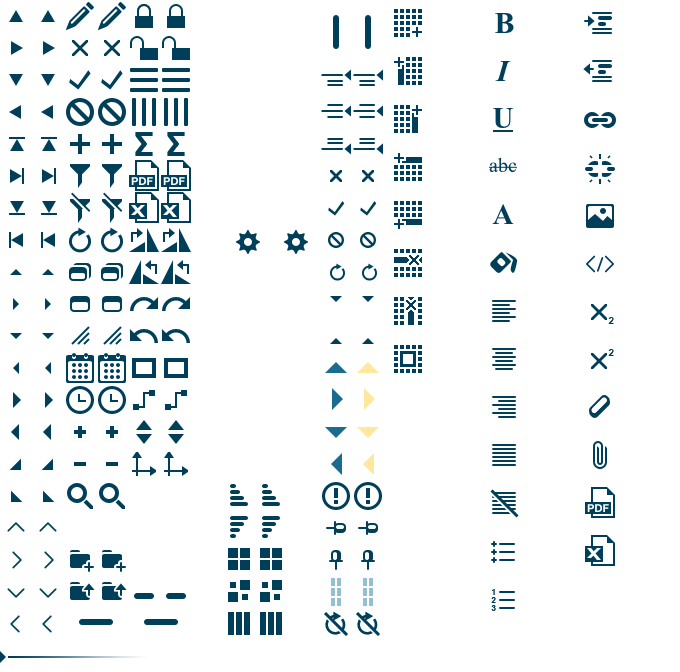
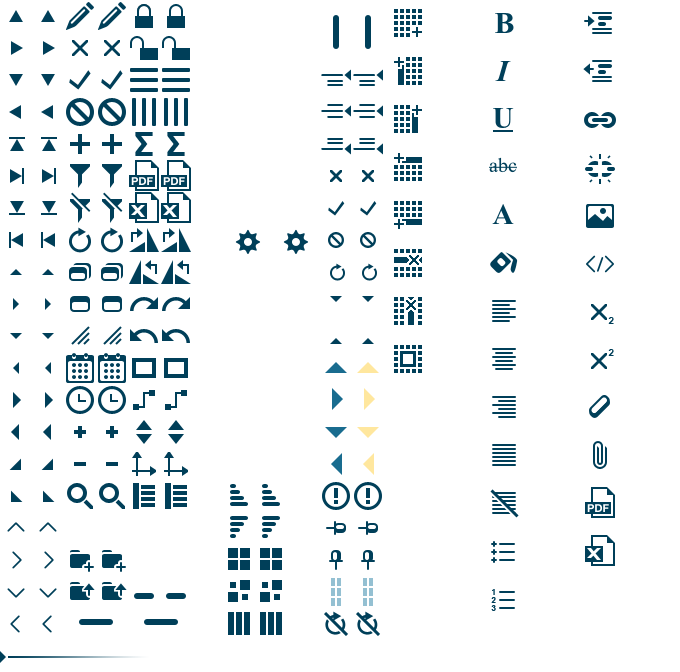
The second 680×672 image is a revision of the first. Changes to its layers:
added layer "sidebar-toggle hover" above "sidebar-toggle" over [165, 483, 187, 509]
added layer "sidebar-toggle" above "dimension hover" over [133, 483, 155, 509]
